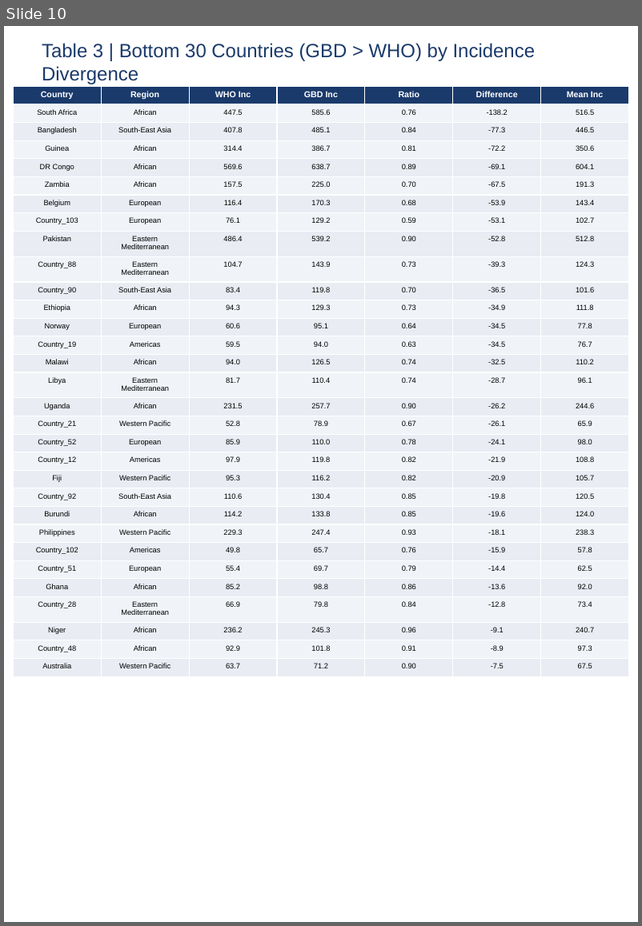
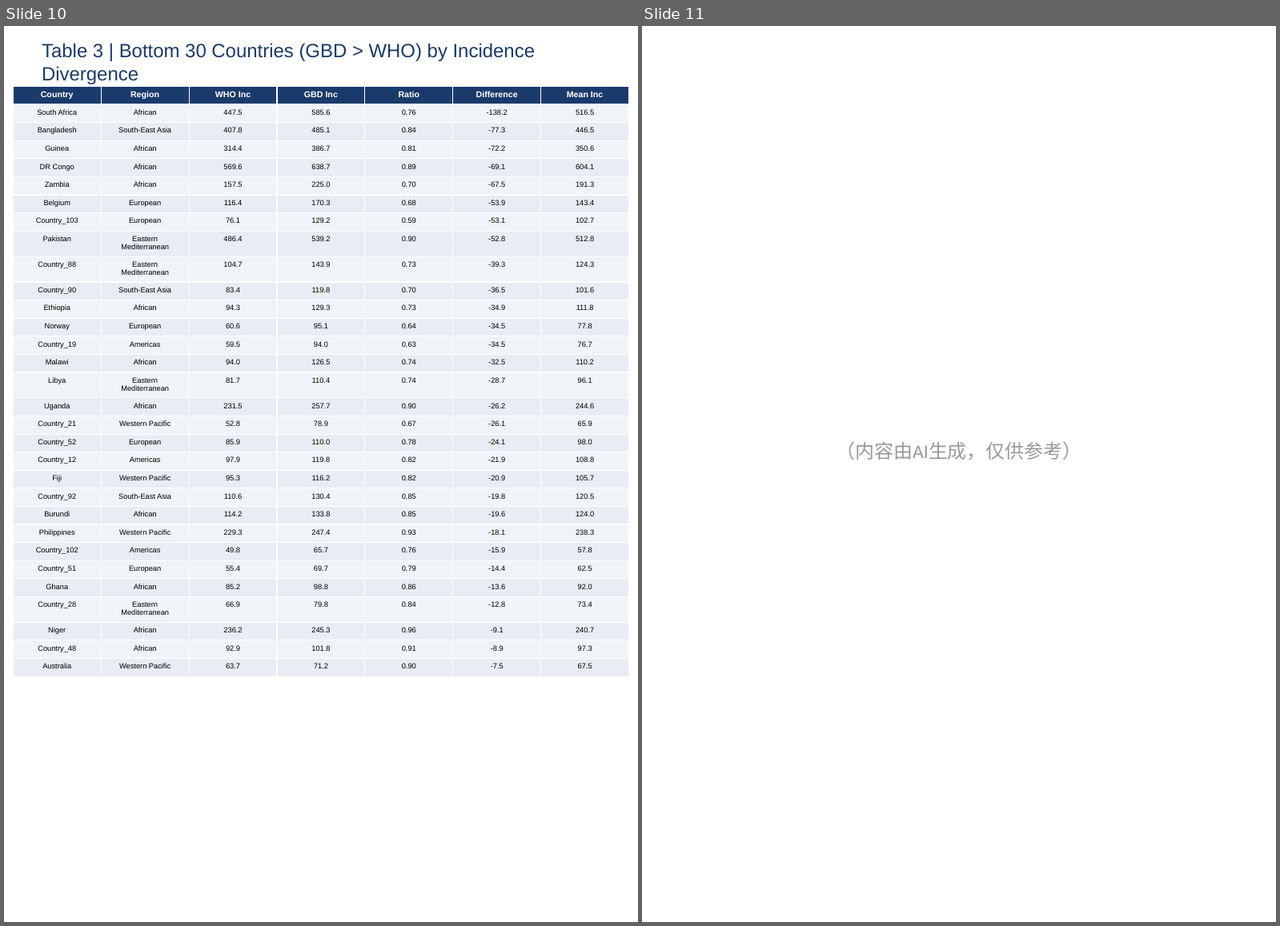
Before and after one commit to JivonKiang/tuberculosis-causal-inference, a slide deck: 04_图表/TB_Incidence_Divergence_Figures_Tables.pptx. Shown side by side, each under a label of ours: slide 10 before the commit, slides 10 and 11 after it. The pictures are 642x926 and 1280x926 pixels, drawn with LibreOffice and Linux fonts; fonts in the diff are those of the drawing. Boxes give left, top, right and bottom in pixels: in the first picture for what was removed or moved away, otherwise in the second. Text is boxed around its words. In the diff, an @@ line names an element or a change of style, - is before the commit and + after.

Commit message:
v2.1: Sync E drive canonical repo

```diff
--- a/04_图表/TB_Incidence_Divergence_Figures_Tables.pptx
+++ b/04_图表/TB_Incidence_Divergence_Figures_Tables.pptx
@@ slide 11 added at (642, 26, 1276, 922), background #FFFFFF @@
@@ text added at (836, 442, 1081, 460), 18 pt, text #999999 @@
+（内容由AI生成，仅供参考）
```
